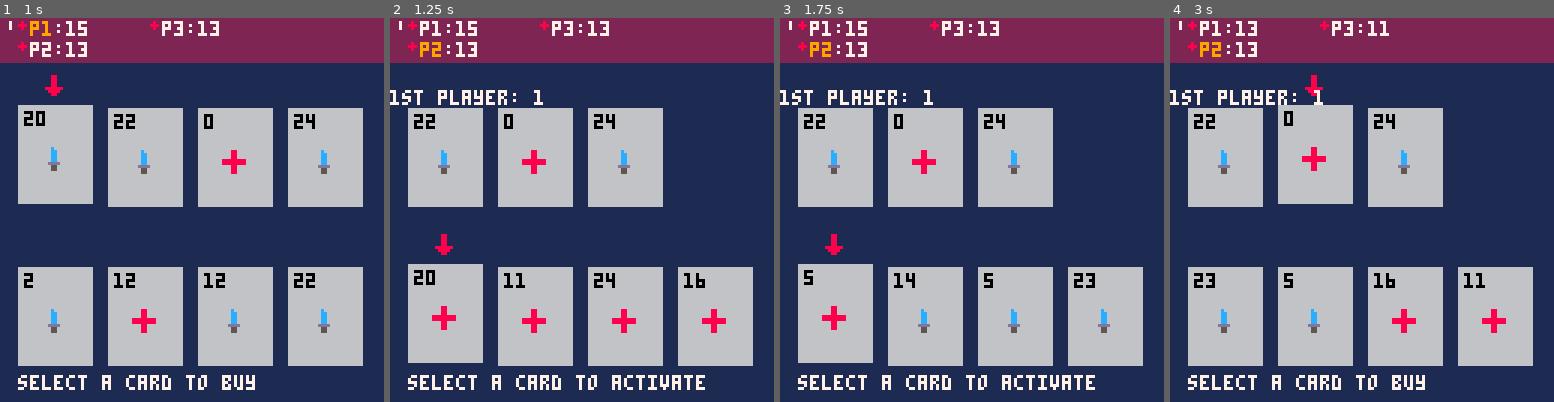
Above: before the commit, frames 1-4 (left to right).
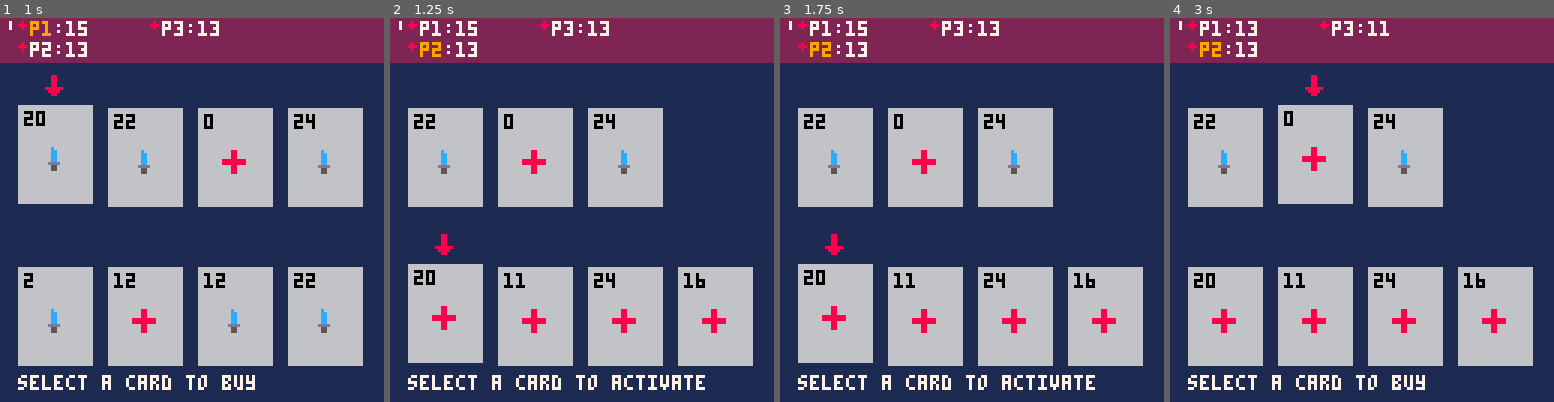
Above: after the commit, the same moments.

Repository: camden/minidom
Game: PICO-8 cartridge dom.p8
The game is run twice, just before and just after one commit, with the same random seed, the same clock (stepped at 60 frames per second) and the same inputs.
Inputs:
- Up to frame 1 (1 s): tap O (Z key) at 0.33 s
- Up to frame 2 (1.25 s): tap O (Z key) at 1.07 s
- Up to frame 3 (1.75 s): tap X (X key) at 1.43 s
- Up to frame 4 (3 s): tap X (X key) at 2.07, 2.82 s; tap O (Z key) at 2.22 s; hold Right from 2.68 s (still down)

Frame 1 is identical in both runs. In frame 2, 0.6% of the frame differs, in the area x 0-40%, y 18-23%; in frame 3, 1.5%, in the area x 0-88%, y 18-83%; in frame 4, 1.2%.

Commit message:
made selection more generic

Diff:
--- a/dom.p8
+++ b/dom.p8
@@ -27,12 +27,14 @@
 
 selection = {
   none = {},
-  player = {},
-  shop = {}
+  hand = {},
+  shop = {},
+  players = {}
 }
 
 effect_types = {
   attack_all = {},
+  attack_one = {},
   none = {}
 }
 
@@ -113,8 +115,8 @@
   }
 }
 
-cur_selection_kind = selection.player
-selected_card = 1
+cur_selection_kind = selection.hand
+selected_index = 1
 
 -- special callbacks
 function _init()
@@ -129,11 +131,6 @@
 end
 
 function _update()
-
-  if btnp(5) then
-    discard_hand(cur_player())
-    draw_cards_from_deck(cur_player())
-  end
 
   -- advance phase
   if btnp(4) then
@@ -159,21 +156,36 @@
 
 -- input functions ---------------------------------------------
 function pressed_left()
-  selected_card = previdx(selected_card, len(cur_hand()))
+
+  selected_index = previdx(selected_index, get_max_num_for_selection())
 end
 
 function pressed_right()
-  selected_card = nextidx(selected_card, len(cur_hand()))
+  selected_index = nextidx(selected_index, get_max_num_for_selection())
+end
+
+function get_max_num_for_selection()
+  local max_num = 0
+
+  if cur_selection_kind == selection.hand then
+    max_num = len(cur_hand())
+  elseif cur_selection_kind == selection.shop then
+    max_num = len(players.shop.hand)
+  elseif cur_selection_kind == selection.players then
+    max_num = num_players
+  end
+
+  return max_num
 end
 
 -- game functions ---------------------------------------------
 
 function activate_current()
-  if cur_selection_kind == selection.player then
-    local card = cur_hand()[selected_card]
+  if cur_selection_kind == selection.hand then
+    local card = cur_hand()[selected_index]
     activate_card_from_hand(card)
   elseif cur_selection_kind == selection.shop then
-    local card = players.shop.hand[selected_card]
+    local card = players.shop.hand[selected_index]
     buy_card(card)
   end
 end
@@ -196,6 +208,12 @@
         players[i].health -= fx.value
       end
     end
+  elseif fx.kind == effect_types.attack_one then
+    for i=1, num_players do
+      if current_turn != i then
+        players[i].health -= fx.value
+      end
+    end
   end
 end
 
@@ -213,7 +231,6 @@
 function set_next_first_player(player)
   last_first_player = next_first_player
   next_first_player = player
-  dbg5 = '1st player: ' .. next_first_player
 end
 
 function cur_player()
@@ -234,11 +251,11 @@
       finished_round()
     end
 
-    selected_card = 1
-    cur_selection_kind = selection.player
+    selected_index = 1
+    cur_selection_kind = selection.hand
   elseif current_phase == 2 then
     -- current phase is 2 (buy)
-    selected_card = 1
+    selected_index = 1
     cur_selection_kind = selection.shop
   end
 end
@@ -383,7 +400,7 @@
 end
 
 function paint_player_card(card, i)
-  paint_card(card, i, 127 - (card_h + card_spacing_vert), selection.player)
+  paint_card(card, i, 127 - (card_h + card_spacing_vert), selection.hand)
 end
 
 function paint_shop_card(card, i)
@@ -395,7 +412,7 @@
 
   -- also check for mode == selecting
   if (selection_kind == cur_selection_kind) and
-    (selected_card == card_idx) then
+    (selected_index == card_idx) then
     y0 -= 1
     spr(1, x0 + (card_w / 2 - 4), y0 - 10)
   end
@@ -440,32 +457,51 @@
   local col_count = 0
   for i=1,num_players do
     local health_x = 10 + col_count * col_offset
-    local player_color = 7
-    local is_first_player = last_first_player == i
-
-    if (i == current_turn) then player_color = current_player_color end
+    local player = players[i]
 
     if i % 2 == 1 then
-      if is_first_player then
-        paint_first_player_marker(health_x - 8, health_y)
-      end
-      spr(4, health_x - 4, health_y)
-      print('p' .. i, health_x, health_y, player_color)
-      print(':' .. players[i].health,
-        health_x + 8,
-        health_y, 7)
+      paint_player_info(player, i, health_x, health_y)
     else
-      if is_first_player then
-        paint_first_player_marker(health_x - 8, health_y + row_offset)
-      end
-      spr(4, health_x - 4, health_y + row_offset)
-      print('p' .. i, health_x, health_y + row_offset, player_color)
-      print(':' .. players[i].health,
-        health_x + 8,
-        health_y + row_offset, 7)
+      paint_player_info(player, i, health_x, health_y + row_offset)
       col_count += 1
     end
   end
+end
+
+function paint_player_info(player, player_index, x, y)
+  local player_color = 7
+  if (player_index == current_turn) then player_color = current_player_color end
+
+  local is_first_player = last_first_player == player_index
+
+  if is_first_player then
+    paint_first_player_marker(x - 8, y)
+  end
+
+  local selected = false
+  if cur_selection_kind == selection.players and
+    selected_index == player_index then
+    selected = true
+  end
+
+  spr(4, x - 4, y)
+
+  local selected_color = 11
+
+  if selected then
+    color(selected_color)
+  else
+    color(player_color)
+  end
+
+  print('p' .. player_index, x, y)
+
+  if selected then
+    color(selected_color)
+  else
+    color(7)
+  end
+  print(':' .. player.health, x + 8, y)
 end
 
 function paint_first_player_marker(x, y)
